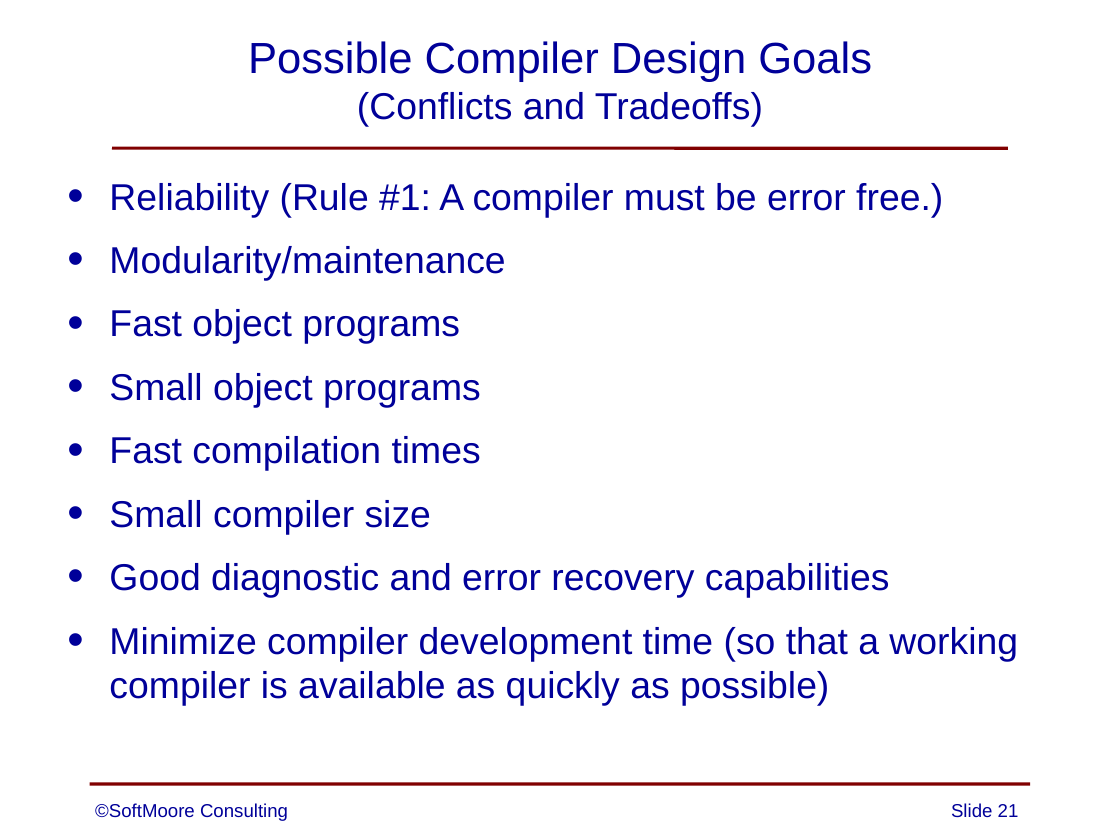
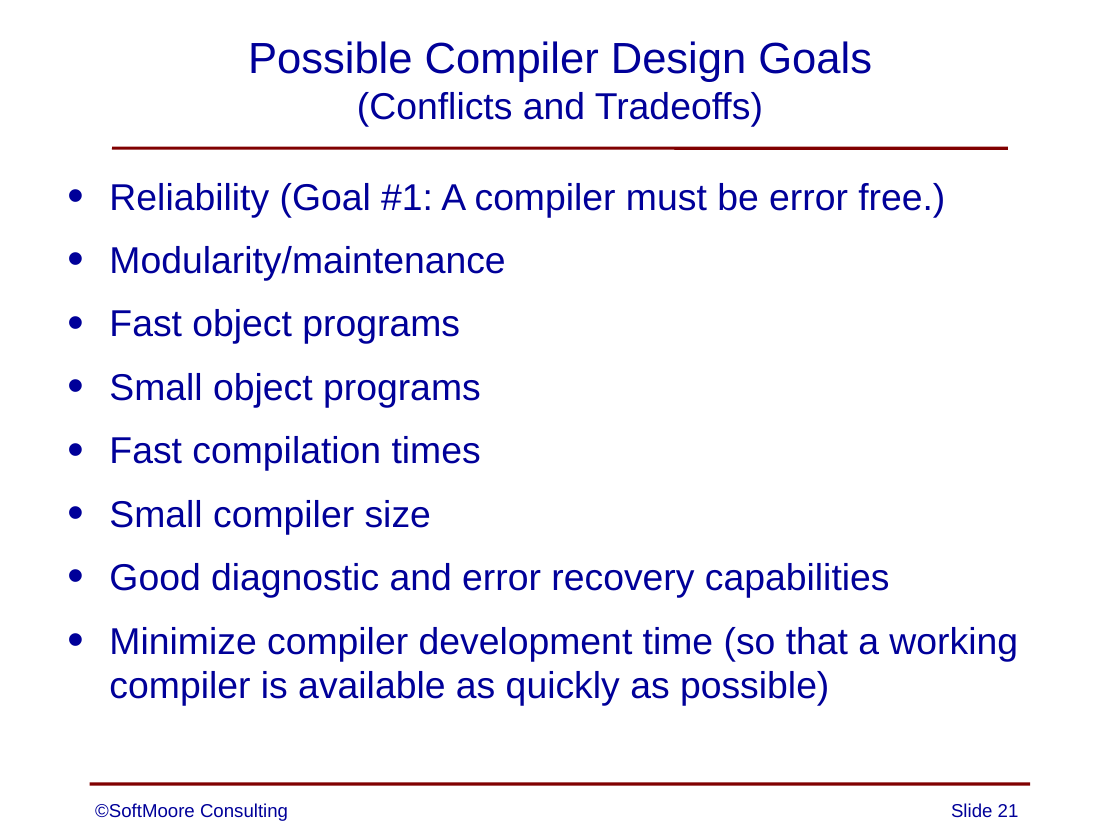
Before and after one commit to SoftMoore/CPRL-Java-3rd, a slide deck: slide 21 of PowerPoints/02 - Structure of Compilers.pptx. Drawn at 1120x840 pixels with LibreOffice and Linux fonts; fonts in the diff are those of the drawing. Boxes give left, top, right and bottom in pixels: in the first picture for what was removed or moved away, otherwise in the second. Text is boxed around its words. In the diff, an @@ line names an element or a change of style, - is before the commit and + after.

```diff
--- a/PowerPoints/02 - Structure of Compilers.pptx
+++ b/PowerPoints/02 - Structure of Compilers.pptx
@@ text at [109, 183, 945, 217]: text changed @@
-• Reliability (Rule #1: A compiler must be error free.)
+• Reliability (Goal #1: A compiler must be error free.)
```
Also in this commit, not shown: 1 other slide changed.
